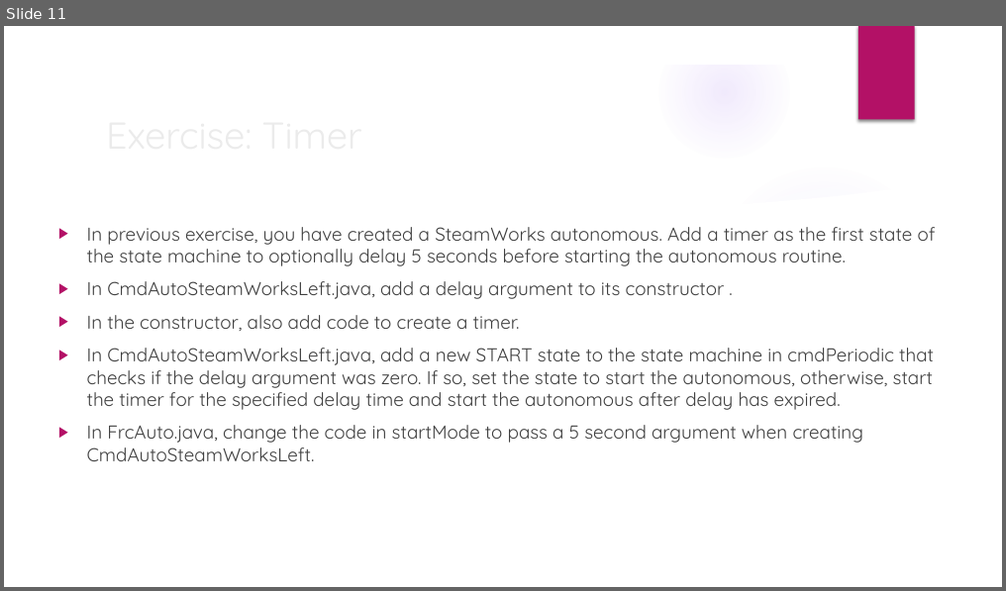
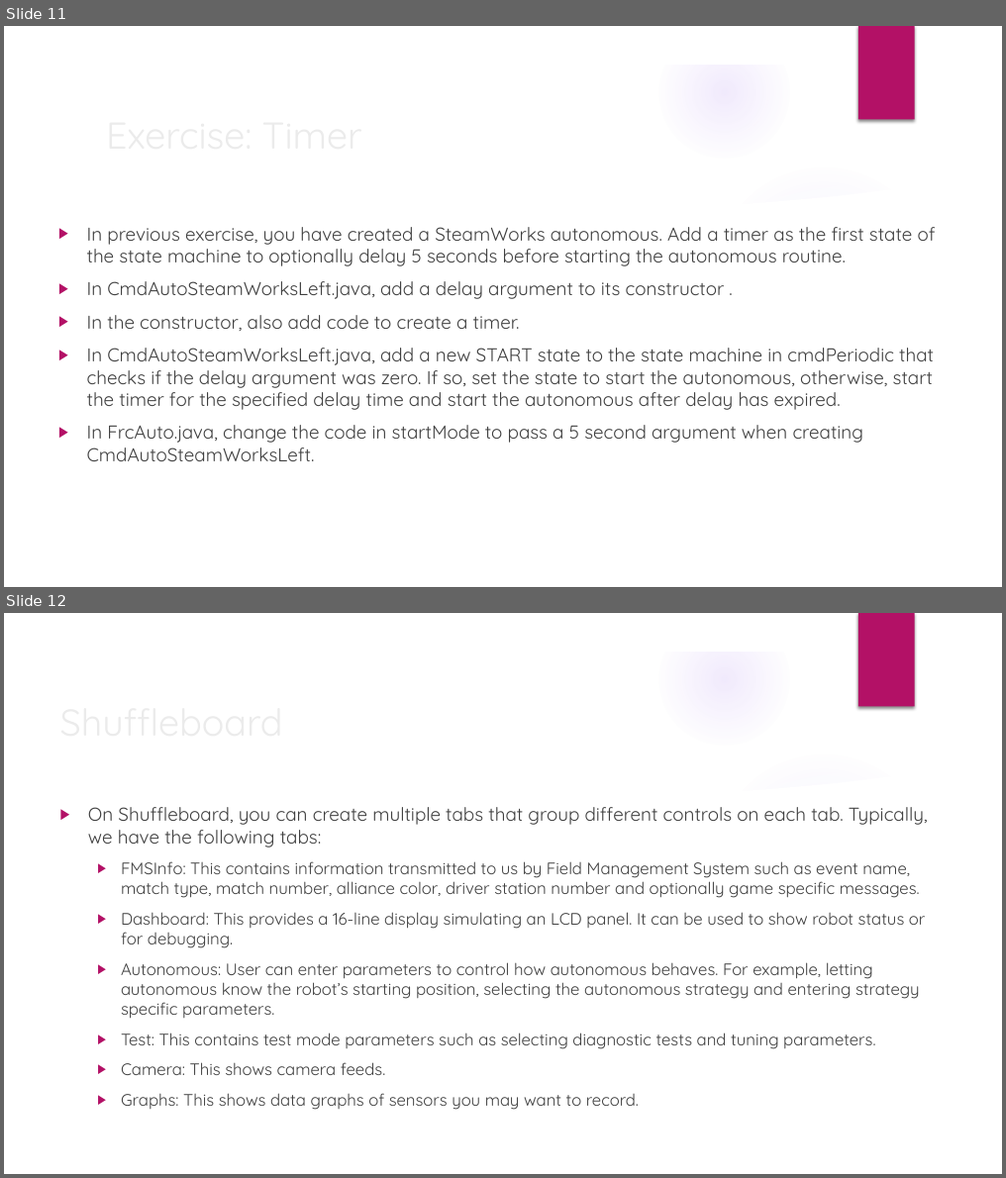
Before and after one commit to trc492/FrcProgrammingClass, a slide deck: Lessons/7-Autonomous.pptx. Shown one above the other, each under a label of ours: slide 11 before the commit, slides 11 and 12 after it. The pictures are 1006x591 and 1006x1178 pixels, drawn with LibreOffice and Linux fonts; fonts in the diff are those of the drawing; background and template pictures are left out. Boxes give left, top, right and bottom in pixels: in the first picture for what was removed or moved away, otherwise in the second. Text is boxed around its words. In the diff, an @@ line names an element or a change of style, - is before the commit and + after.

```diff
--- a/Lessons/7-Autonomous.pptx
+++ b/Lessons/7-Autonomous.pptx
@@ slide 12 added at [4,613,1002,1174], background picture (left out); not listed: 9 template elements that a slide beside it also shows @@
@@ title added at [53,692,951,750], 36 pt, text #EBEBEB @@
+Shuffleboard
@@ text added at [88,807,928,1110], 16 pt, text #404040 @@
+▶ On Shuffleboard, you can create multiple tabs that group different controls on each tab. Typically, we have the following tabs:
+  ▶ FMSInfo: This contains information transmitted to us by Field Management System such as event name, match type, match number, alliance color, driver station number and optionally game specific messages.
+  ▶ Dashboard: This provides a 16-line display simulating an LCD panel. It can be used to show robot status or for debugging.
+  ▶ Autonomous: User can enter parameters to control how autonomous behaves. For example, letting autonomous know the robot’s starting position, selecting the autonomous strategy and entering strategy specific parameters.
+  ▶ Test: This contains test mode parameters such as selecting diagnostic tests and tuning parameters.
+  ▶ Camera: This shows camera feeds.
+  ▶ Graphs: This shows data graphs of sensors you may want to record.
```
Also in this commit, not shown: 4 slides changed, 1 other slide added, 1 other file.
